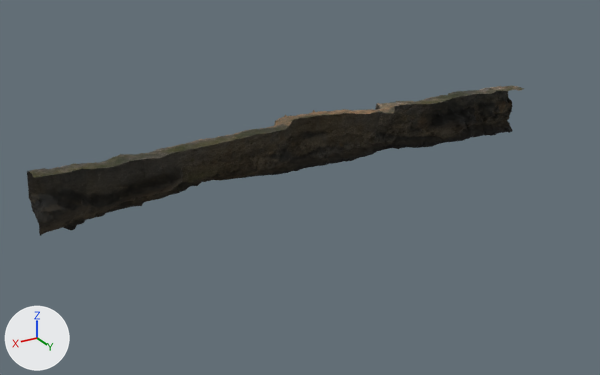
Renders of the glTF model public/assets/models/coastal_cliff_01/cliff-near.gltf from each side of a commit.
Rendered twice from a camera (50 mm lens) standing at (70.4, 115.4, 54.5) and looking at (5.2, 6.8, 0.1). Lighting does not change. The marker at lower left points along +X, +Y and +Z. The first picture is the older version. Vertices at exactly the same position are counted once.

Objects in the first picture: 'coastal_cliff_01'.
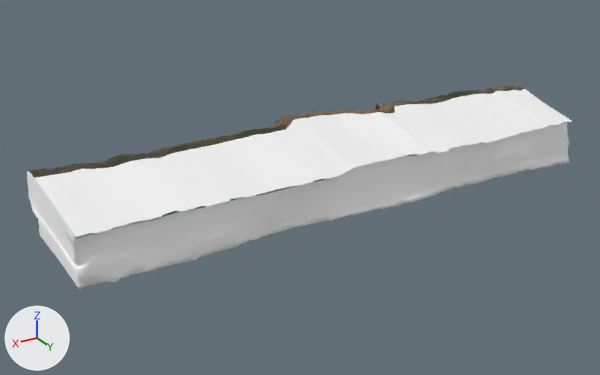
The edits, one by one:
Material 'solid-rock-body' (mat_solid_rock_body) is new.
Its base color is (1.0, 1.0, 1.0) (white #ffffff).
Its metallic is 1.0.
Its roughness is 0.95.
me_plane_001 is used by ob_coastal_cliff_01; location (0.0, 0.0, 0.0).
me_plane_001 had 12221 vertices, 23961 faces and spanned x -45.1..46.9, y -4.8..6.2, z -0.6..9.7.
me_plane_001 now has 14533 vertices, 29029 faces and spans x -45.1..46.9, y -4.8..19.6, z -1.7..9.7.
me_plane_001 part 1: 2312 vertices added at x -44.9..46.7, y 1.1..19.6, z -1.7..9.1.
me_plane_001 gains material mat_solid_rock_body (white #ffffff).

Location of each change, (x1, y1, x2, y2) in pixels of the pictures (600 x 375 px):
'coastal_cliff_01', reshaped (10% wider, 35% taller): before (27, 86, 524, 236); after (27, 86, 572, 289)
part 1 of me_plane_001, added: after (27, 89, 572, 289)
